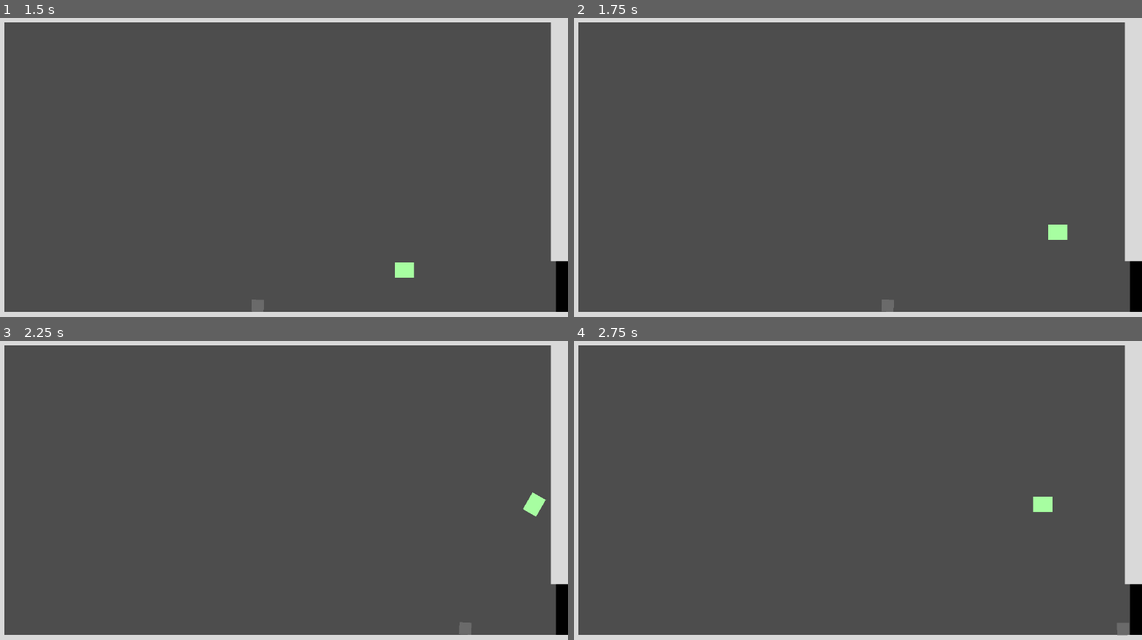
Above: before the commit, frames 1-4 (two rows, left to right).
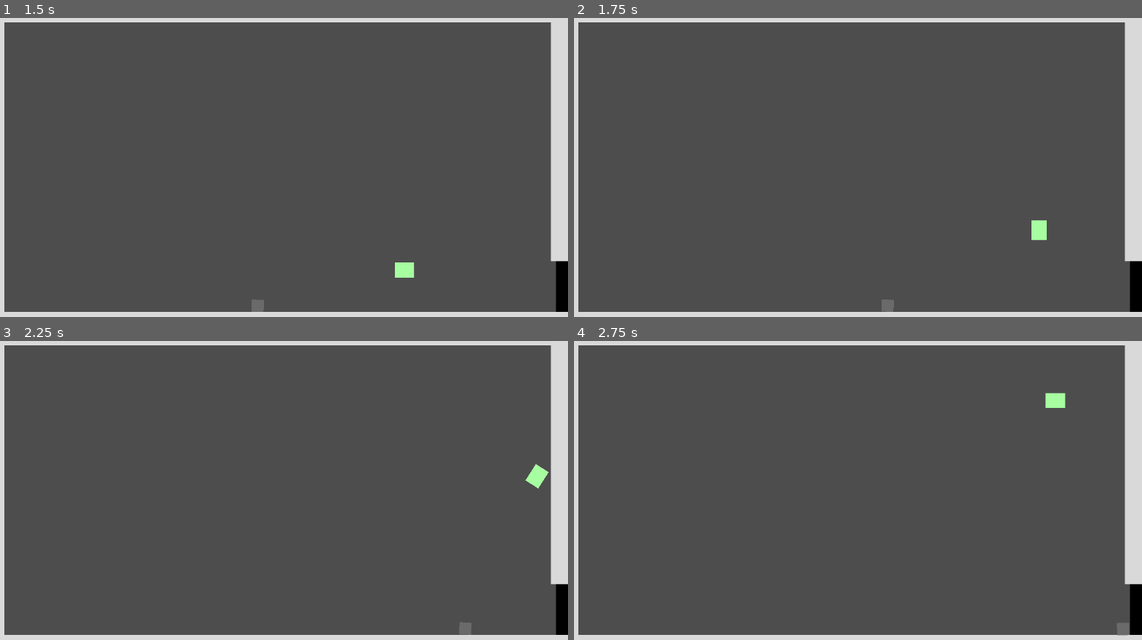
Above: after the commit, the same moments.

Repository: Harry32/ThinkyGameJam
Game: Godot game, scene res://scenes/levels/level.tscn
The game is run twice, just before and just after one commit, with the same random seed, the same clock (stepped at 60 frames per second) and the same inputs.
Inputs:
- Up to frame 1 (1.5 s): hold Shift (Gravity) 0.53-1.28 s; hold D (Right) from 0.53 s (still down); tap Space (Jump) at 0.77 s; tap Shift (Gravity) at 1.35 s
- Up to frame 2 (1.75 s): keep holding D (Right); tap Space (Jump) at 1.52 s
- Up to frame 3 (2.25 s): release D (Right) at 2.03 s; hold A (Left) from 2.03 s (still down); hold Shift (Gravity) from 2.03 s (still down)
- Up to frame 4 (2.75 s): keep holding A (Left); keep holding Shift (Gravity)

Frame 1 is identical in both runs. In frame 2, 0.4% of the frame differs, in the area x 80-87%, y 67-75%; in frame 3, 0.4%; in frame 4, 0.4%.

Commit message:
Adding export_presets

Diff:
--- a/scenes/levels/level.tscn
+++ b/scenes/levels/level.tscn
@@ -1,9 +1,10 @@
-[gd_scene load_steps=8 format=3 uid="uid://c8y7wph201vx4"]
+[gd_scene load_steps=9 format=3 uid="uid://c8y7wph201vx4"]
 
 [ext_resource type="PackedScene" uid="uid://crdgt41diya2q" path="res://scenes/player/player.tscn" id="1_2inqr"]
 [ext_resource type="Texture2D" uid="uid://dx18e4piaqadk" path="res://graphics/pillars.png" id="1_hi3so"]
 [ext_resource type="PackedScene" uid="uid://vstxymajgmdd" path="res://scenes/mechanics/door.tscn" id="2_rlsdc"]
 [ext_resource type="PackedScene" uid="uid://dguxwd8kbvmuh" path="res://scenes/objects/box.tscn" id="4_13b0s"]
+[ext_resource type="PackedScene" uid="uid://d74u40b0yxit" path="res://scenes/mechanics/gravitational_field.tscn" id="5_422oj"]
 
 [sub_resource type="RectangleShape2D" id="RectangleShape2D_3d0cl"]
 size = Vector2(1960, 115)
@@ -84,3 +85,7 @@
 
 [node name="Box" parent="." instance=ExtResource("4_13b0s")]
 position = Vector2(651, 714)
+
+[node name="GravitationalField" parent="." instance=ExtResource("5_422oj")]
+position = Vector2(1450, 431)
+scale = Vector2(2.2, 2.99767)
--- /dev/null
+++ b/scenes/mechanics/gravitational_field.tscn
@@ -0,0 +1,21 @@
+[gd_scene load_steps=3 format=3 uid="uid://d74u40b0yxit"]
+
+[ext_resource type="Script" path="res://scripts/gravitational_field.gd" id="1_c2c5j"]
+
+[sub_resource type="RectangleShape2D" id="RectangleShape2D_8fjm2"]
+size = Vector2(20, 244)
+
+[node name="GravitationalField" type="Area2D"]
+collision_layer = 4
+collision_mask = 3
+script = ExtResource("1_c2c5j")
+
+[node name="CollisionShape2D" type="CollisionShape2D" parent="."]
+scale = Vector2(4.68, 1)
+shape = SubResource("RectangleShape2D_8fjm2")
+
+[node name="RayCast2D" type="RayCast2D" parent="."]
+target_position = Vector2(0, 1)
+
+[connection signal="body_entered" from="." to="." method="_on_body_entered"]
+[connection signal="body_exited" from="." to="." method="_on_body_exited"]
--- a/scripts/globals/gravity_information.gd
+++ b/scripts/globals/gravity_information.gd
@@ -3,8 +3,22 @@
 signal up_direction_change(upDirection: Vector2)
 
 var upDirection : Vector2 = Vector2.UP
+var localUpDirection : Vector2 = Vector2.ZERO
 
 
 func update_up_direction(newUpDirection: Vector2):
 	upDirection = newUpDirection
 	up_direction_change.emit(upDirection)
+
+func update_local_up_direction(newUpDirection: Vector2):
+	localUpDirection = newUpDirection
+	up_direction_change.emit(localUpDirection)
+
+func restore_global_up_direction():
+	localUpDirection = Vector2.ZERO
+	up_direction_change.emit(upDirection)
+
+func get_up_direction():
+	if localUpDirection != Vector2.ZERO:
+		return localUpDirection
+	return upDirection
--- /dev/null
+++ b/scripts/gravitational_field.gd
@@ -0,0 +1,19 @@
+extends Area2D
+
+
+# Called when the node enters the scene tree for the first time.
+func _ready():
+	pass # Replace with function body.
+
+
+# Called every frame. 'delta' is the elapsed time since the previous frame.
+func _process(delta):
+	pass
+
+
+func _on_body_entered(body):
+	body.set_external_gravity($RayCast2D.target_position)
+
+
+func _on_body_exited(body):
+	body.set_external_gravity(GravityInformation.get_up_direction())
--- a/scripts/player.gd
+++ b/scripts/player.gd
@@ -7,6 +7,10 @@
 var gravity = ProjectSettings.get_setting("physics/2d/default_gravity") * -1
 var external_gravity : bool = false
 var currentAngle : float = 0
+
+
+func _ready():
+	GravityInformation.connect("up_direction_change", update_up_direction)
 
 
 func _physics_process(delta):
@@ -41,9 +45,7 @@
 func change_up_direction():
 	# I changed the order of these parameters to avoid calculations
 	var newUpDirection = Input.get_vector("Right", "Left", "Down", "Up")
-	if newUpDirection != Vector2.ZERO and newUpDirection != GravityInformation.upDirection:
-		set_up_direction(newUpDirection)
-		rotate_player(newUpDirection)
+	if newUpDirection != Vector2.ZERO and newUpDirection != GravityInformation.get_up_direction():
 		GravityInformation.update_up_direction(newUpDirection)
 
 
@@ -93,5 +95,17 @@
 ## Rotate the player to keep the head up
 func rotate_player(newUpDirection: Vector2):
 	var angle = $TopRayCast.target_position.angle_to(newUpDirection)
-	var tween = create_tween()
-	tween.tween_property(self, "rotation", angle, 0.3)
+	if angle != currentAngle:
+		currentAngle = angle
+		var tween = create_tween()
+		tween.tween_property(self, "rotation", angle, 0.3)
+
+
+## Update up direction
+func update_up_direction(upDirection: Vector2):
+	set_up_direction(upDirection)
+	rotate_player(upDirection)
+
+
+func set_external_gravity(upDirection: Vector2):
+	update_up_direction(upDirection)
Not shown, added: export_presets.cfg
